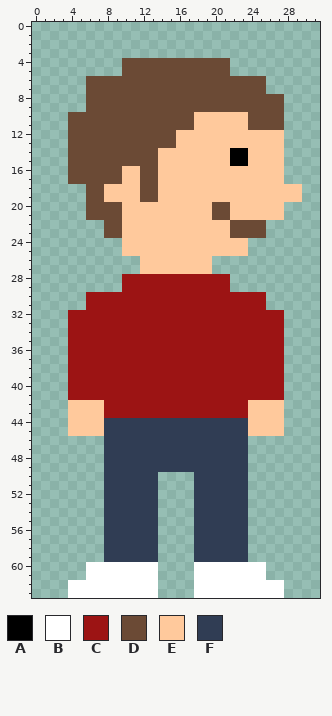
File history of a pixel-art sprite, src/assets/sprites/caleb/standBig.png. That is the earlier state.
The file is 32x64 pixels.
Palette (. is transparent): A #000000  B #ffffff  C #9c1414  D #6b4a35  E #ffc99c  F #303d54
Pixels before, first column x 4:
 4 ......DDDDDDDDDDDD........
 5 ......DDDDDDDDDDDD........
 6 ..DDDDDDDDDDDDDDDDDDDD....
 7 ..DDDDDDDDDDDDDDDDDDDD....
 8 ..DDDDDDDDDDDDDDDDDDDDDD..
 9 ..DDDDDDDDDDDDDDDDDDDDDD..
10 DDDDDDDDDDDDDDEEEEEEDDDD..
11 DDDDDDDDDDDDDDEEEEEEDDDD..
12 DDDDDDDDDDDDEEEEEEEEEEEE..
13 DDDDDDDDDDDDEEEEEEEEEEEE..
14 DDDDDDDDDDEEEEEEEEAAEEEE..
15 DDDDDDDDDDEEEEEEEEAAEEEE..
16 DDDDDDEEDDEEEEEEEEEEEEEE..
17 DDDDDDEEDDEEEEEEEEEEEEEE..
18 ..DDEEEEDDEEEEEEEEEEEEEEEE
19 ..DDEEEEDDEEEEEEEEEEEEEEEE
20 ..DDDDEEEEEEEEEEDDEEEEEE..
21 ..DDDDEEEEEEEEEEDDEEEEEE..
22 ....DDEEEEEEEEEEEEDDDD....
23 ....DDEEEEEEEEEEEEDDDD....
24 ......EEEEEEEEEEEEEE......
25 ......EEEEEEEEEEEEEE......
26 ........EEEEEEEE..........
27 ........EEEEEEEE..........
28 ......CCCCCCCCCCCC........
29 ......CCCCCCCCCCCC........
30 ..CCCCCCCCCCCCCCCCCCCC....
31 ..CCCCCCCCCCCCCCCCCCCC....
32 CCCCCCCCCCCCCCCCCCCCCCCC..
33 CCCCCCCCCCCCCCCCCCCCCCCC..
34 CCCCCCCCCCCCCCCCCCCCCCCC..
35 CCCCCCCCCCCCCCCCCCCCCCCC..
36 CCCCCCCCCCCCCCCCCCCCCCCC..
37 CCCCCCCCCCCCCCCCCCCCCCCC..
38 CCCCCCCCCCCCCCCCCCCCCCCC..
39 CCCCCCCCCCCCCCCCCCCCCCCC..
40 CCCCCCCCCCCCCCCCCCCCCCCC..
41 CCCCCCCCCCCCCCCCCCCCCCCC..
42 EEEECCCCCCCCCCCCCCCCEEEE..
43 EEEECCCCCCCCCCCCCCCCEEEE..
44 EEEEFFFFFFFFFFFFFFFFEEEE..
45 EEEEFFFFFFFFFFFFFFFFEEEE..
46 ....FFFFFFFFFFFFFFFF......
47 ....FFFFFFFFFFFFFFFF......
48 ....FFFFFFFFFFFFFFFF......
49 ....FFFFFFFFFFFFFFFF......
50 ....FFFFFF....FFFFFF......
51 ....FFFFFF....FFFFFF......
52 ....FFFFFF....FFFFFF......
53 ....FFFFFF....FFFFFF......
54 ....FFFFFF....FFFFFF......
55 ....FFFFFF....FFFFFF......
56 ....FFFFFF....FFFFFF......
57 ....FFFFFF....FFFFFF......
58 ....FFFFFF....FFFFFF......
59 ....FFFFFF....FFFFFF......
60 ..BBBBBBBB....BBBBBBBB....
61 ..BBBBBBBB....BBBBBBBB....
62 BBBBBBBBBB....BBBBBBBBBB..
63 BBBBBBBBBB....BBBBBBBBBB..
The result:
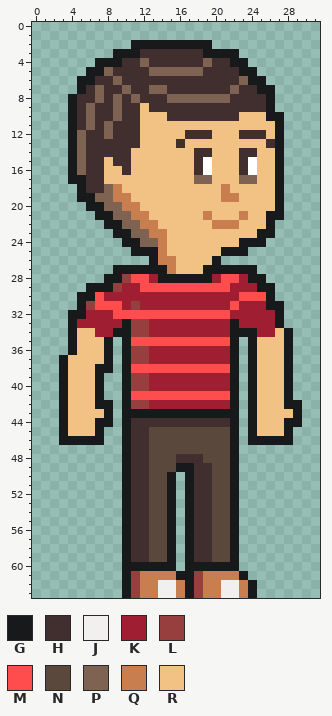
Colours new in this view: G #17191b  H #412f2f  J #f1f0ee  K #9f1e31  L #973f3f  M #ff4d4d  N #5b483c  P #7e6352  Q #c97e4f  R #f1c284
Changes in this commit:
Changed rows in their new state; - is an unchanged pixel.
first column x 3:
 2 --------GGGGGGGGG----------
 3 ------GGGHHHHHHHGGGG-------
 4 ----GGGHHPHHHHHHPHHGG------
 5 ---GGPHHHHPPPPPPHHHHGG-----
 6 --GGHHPHHHHHHHHHHHHHPGG----
 7 --GHPHHPHHPPHHHHHHHPHHGG---
 8 -GHHPHPHPHHHPPPPPPPHHHHG.--
 9 -GHPHHPHHRHHHHHHHHHHHHHG.--
10 -GHPHHPHHRRRHHHHHHHHRRRGG--
11 -GHPHPHHHRRRRRRRRRRRRRRRG--
12 -GPHHPHHHRRRRRHHHRRRHHHRG--
13 -GPHHHHHHRRRRHRRRRRRRRRHG--
14 -GPHHHHHRRRRRRRHHRRRHHRRG--
15 -GPHHRHHRRRRRRRHBRRRHBRRG--
16 -GPHHRRHRRRRRRRHBRRRHBRRG--
17 -GGHHRRRRRRRRRRPPRRRPPRRG--
18 --GHHPQRRRRRRRRRRRQRRRRRG..
19 --GGPPQQRRRRRRRRRRQQRRRRG..
20 ---GGPPQQRRRRRRRRRRRRRRRG--
21 ---.GGPPQQRRRRRRQRRRQRRGG--
22 -----GGPPQQRRRRRRQQQRRRG---
23 -----.GGPPQQRRRRRRRRRRGG---
24 -------GGPPQRRRRRRRRGGG----
25 -------.GGGQRRRRRRGGG------
26 ---------.GQQRRRRG---------
27 ------GGGGGGQRRRGGGGGG-----
28 -----GGLMMKGGGGGGKMMKGG----
29 ---GGGLKKMMMMMMMMMMKKKGG---
30 --GGMKKKKKKKKKKKKKKKMMMG---
31 --GLMMMKLKKKKKKKKKKMKKKGG--
32 -GGKKKMMMMMMMMMMMMMKKKKKG--
33 -GKKKKKGLLKKKKKKKKKGKKKKG--
34 -GRRKKGGLLKKKKKKKKKGGGKKRG-
35 -GRRRG.GMMMMMMMMMMMG.GRRRG-
36 -GRRRG.GLLKKKKKKKKKG.GRRRG-
37 GRRRRG.GLLKKKKKKKKKG.GRRRG-
38 GRRRGG.GMMMMMMMMMMMG.GRRRG-
39 GRRRG..GLLKKKKKKKKKG.GRRRG-
40 GRRRG..GLLKKKKKKKKKG.GRRRG-
41 GRRRG..GMMMMMMMMMMMG.GRRRG-
42 GRRRGG.GLLKKKKKKKKKG.GRRRGG
43 GRRRRG.GGGGGGGGGGGGG.GRRRRG
44 GRRRGG.GHHHHHHHHHHHG.GRRRGG
45 GRRRG..GHHNNNNNNNNNG.GRRRG-
46 GGGGG..GHHNNNNNNNNNG.GGGGG-
47 -----..GHHNNNNNNNNNG.------
48 -----..GHHNNNHHHNNNG.------
49 -----..GHHNNNGGHHNNG.------
50 -----..GHHNNG-GHHNNG.------
51 -----..GHHNNG-GHHNNG.------
52 -----..GHHNNG-GHHNNG.------
53 -----..GHHNNG-GHHNNG.------
54 -----..GHHNNG-GHHNNG.------
55 -----..GHHNNG-GHHNNG.------
56 -----..GHHNNG-GHHNNG.------
57 -----..GHHNNG-GHHNNG.------
58 -----..GHHNNG-GHHNNG.------
59 -----..GHHNNG-GHHNNG.------
60 ---....GGGGGG-GGGGGG...----
61 ---....GLQQQQGGLQQQQG..----
62 -......GLQQJJQGLQQJJQG...--
63 -......GLQQJJQGLQQJJQG...--
Where, in picture pixels (left, top, right, bottom), the same in both pictures:
changed: (59, 40, 302, 598)
